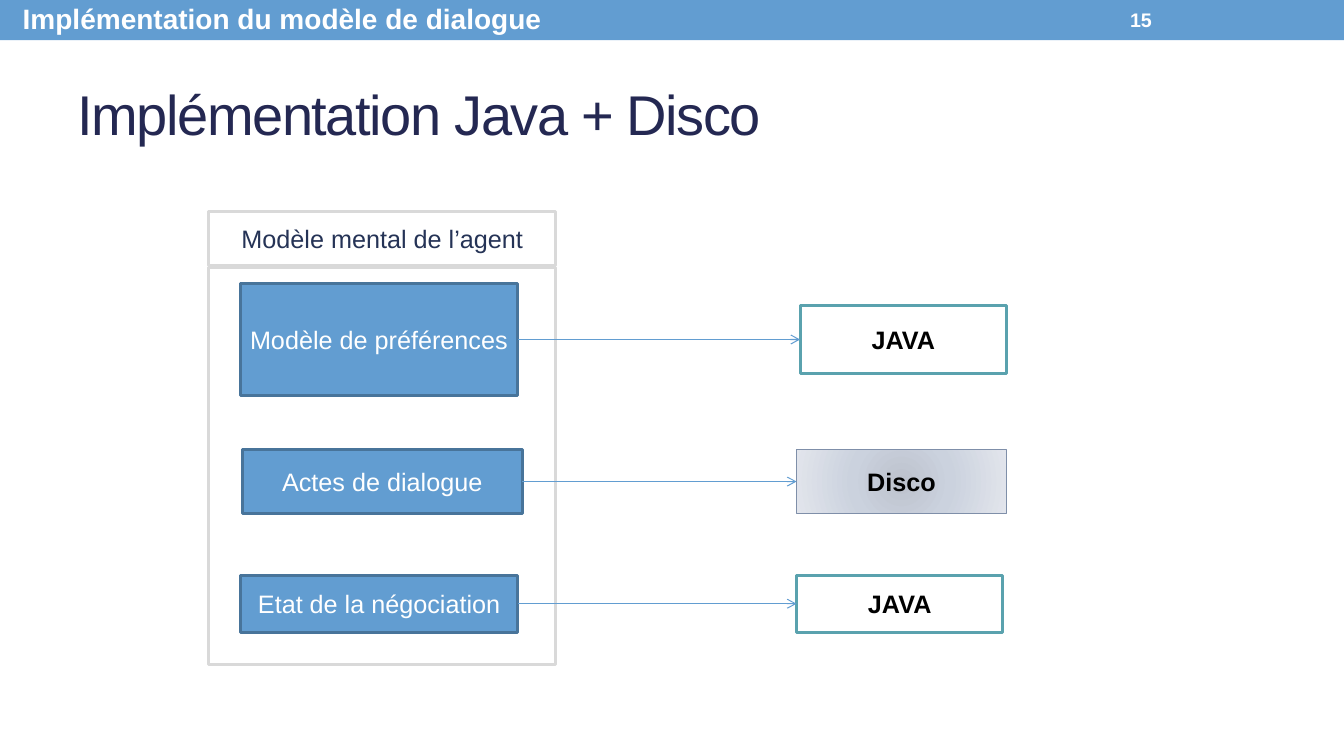
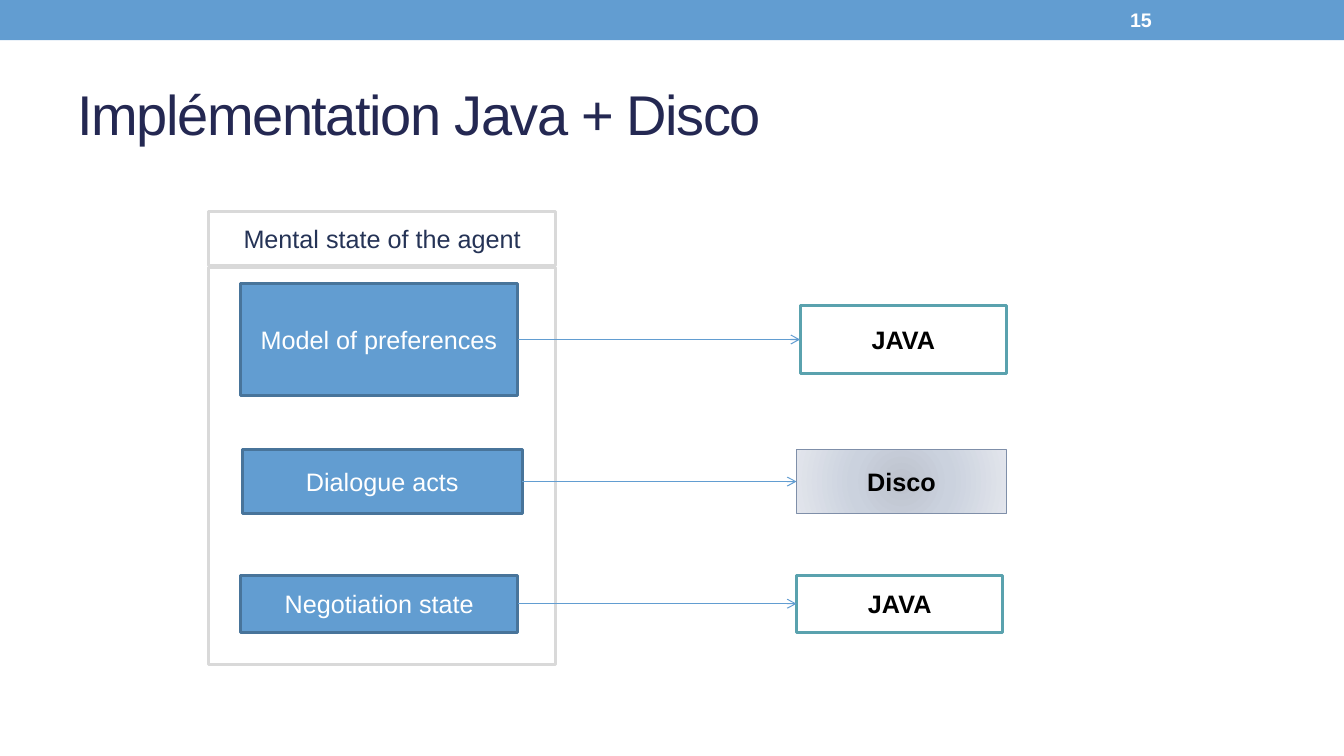
Before and after one commit to Olydia/Discolog, a slide deck: slide 15 of papers/Presentations/WACAI_EN.pptx. Drawn at 1344x756 pixels with LibreOffice and Linux fonts; fonts in the diff are those of the drawing. Boxes give left, top, right and bottom in pixels: in the first picture for what was removed or moved away, otherwise in the second. Text is boxed around its words. In the diff, an @@ line names an element or a change of style, - is before the commit and + after.

```diff
--- a/papers/Presentations/WACAI_EN.pptx
+++ b/papers/Presentations/WACAI_EN.pptx
@@ text removed at (23, 8, 541, 35) @@
-Implémentation du modèle de dialogue
@@ text in rectangle at (244, 229, 521, 254): text changed @@
-Modèle mental de l’agent
+Mental state of the agent
@@ text in rectangle at (261, 331, 497, 354): text changed @@
-Modèle de préférences
+Model of preferences
@@ text in rectangle at (306, 473, 458, 496): text changed @@
-Actes de dialogue
+Dialogue acts
@@ text in rectangle at (285, 595, 474, 618): text changed @@
-Etat de la négociation
+Negotiation state
```
Also in this commit, not shown: 14 other slides changed, 2 slides added, 4 slides removed, 4 other files.
